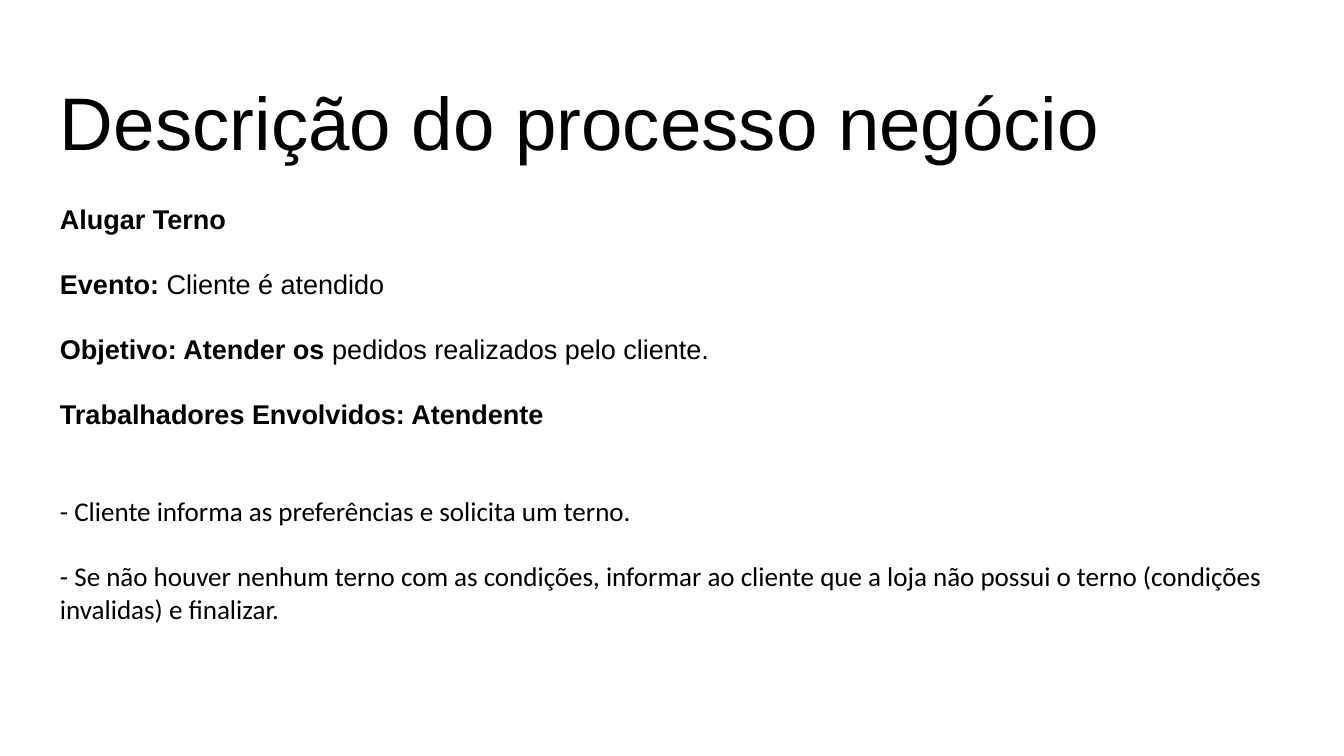
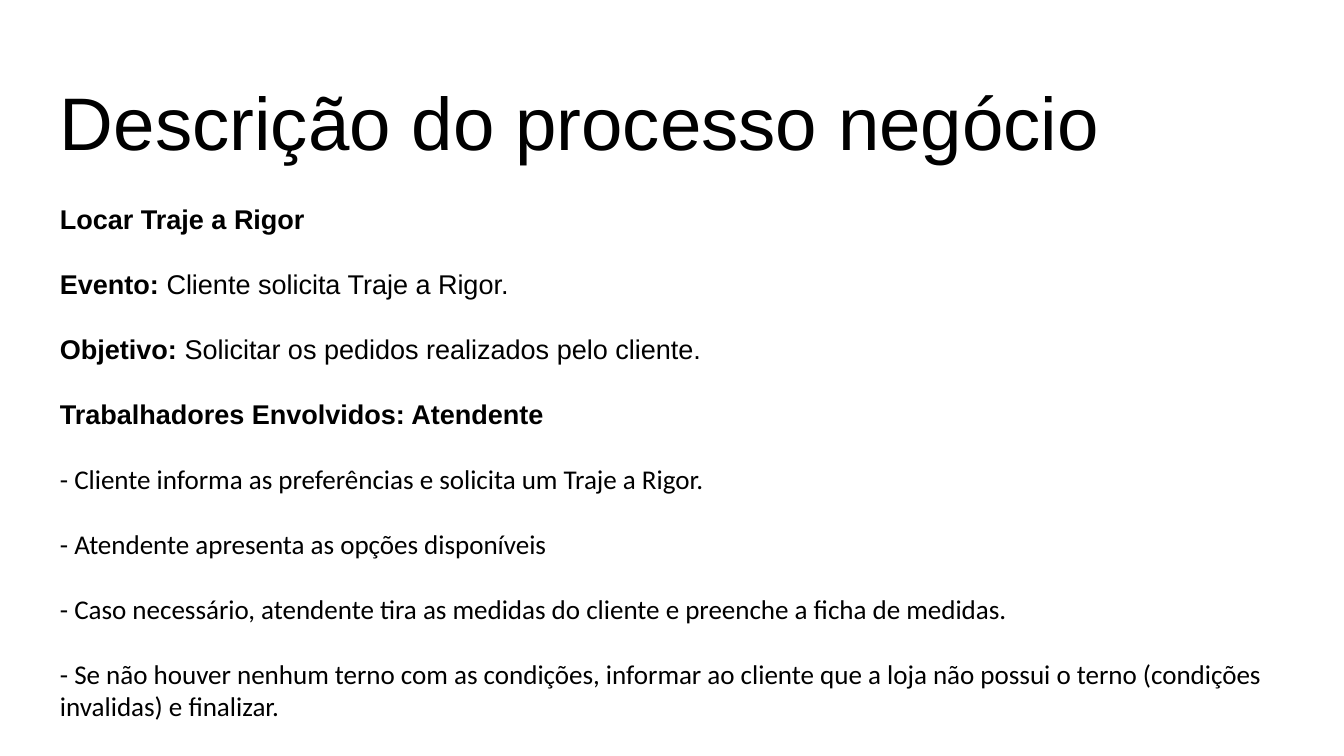
Before and after one commit to grupopenelopechavosa/OPE---Faculdade-Impacta, a slide deck: slide 1 of 18 - Descrição dos Processo de Negocio.pptx. Drawn at 1344x756 pixels with LibreOffice and Linux fonts; fonts in the diff are those of the drawing. Boxes give left, top, right and bottom in pixels: in the first picture for what was removed or moved away, otherwise in the second. Text is boxed around its words. In the diff, an @@ line names an element or a change of style, - is before the commit and + after.

```diff
--- a/18 - Descrição dos Processo de Negocio.pptx
+++ b/18 - Descrição dos Processo de Negocio.pptx
@@ text at (x1=60, y1=209, x2=701, y2=364): text changed @@
-Alugar Terno
-Evento: Cliente é atendido
-Objetivo: Atender os pedidos realizados pelo cliente.
+Locar Traje a Rigor
+Evento: Cliente solicita Traje a Rigor.
+Objetivo: Solicitar os pedidos realizados pelo cliente.
@@ text at (x1=74, y1=470, x2=1006, y2=624): text changed @@
-- Cliente informa as preferências e solicita um terno.
+- Cliente informa as preferências e solicita um Traje a Rigor.
+- Atendente apresenta as opções disponíveis
+- Caso necessário, atendente tira as medidas do cliente e preenche a ficha de medidas.
```
Also in this commit, not shown: 2 other slides changed, 4 slides added, 7 other files.
